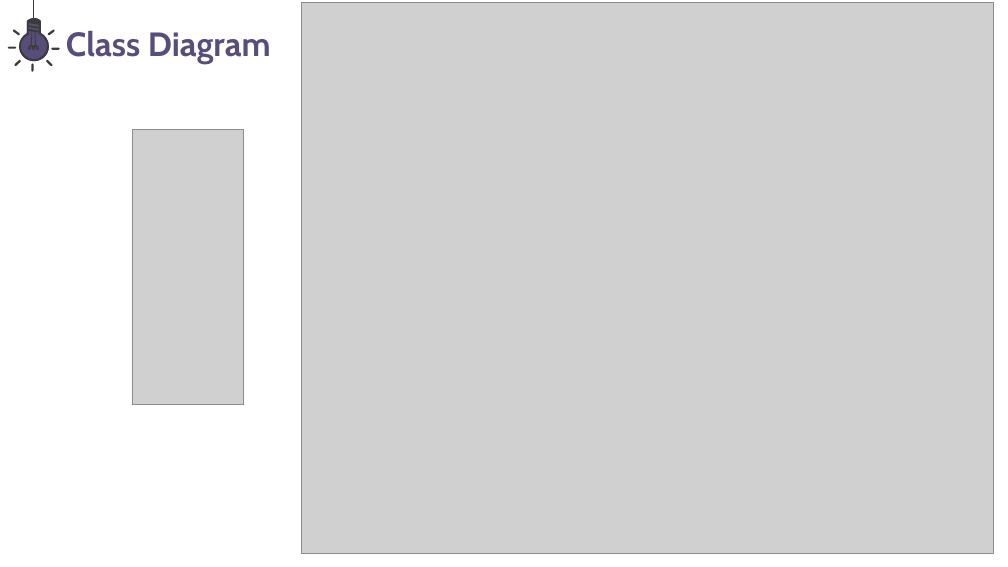
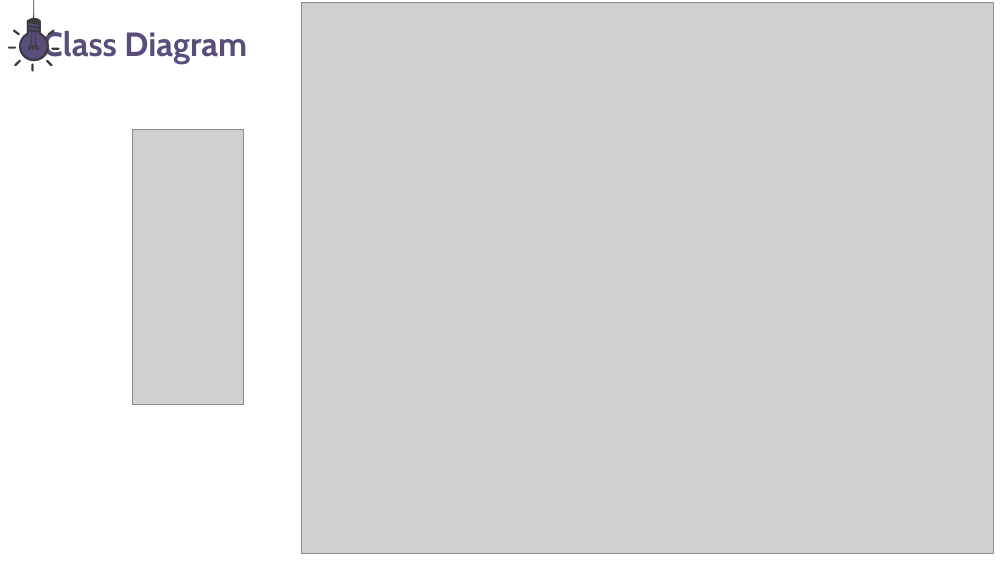
Before and after one commit to yoyo0213/oop-2025-proj-TA_v.s._Professor, a slide deck: slide 6 of oop final project.pptx. Drawn at 1008x567 pixels with LibreOffice and Linux fonts; fonts in the diff are those of the drawing; grey boxes stand for pictures. Boxes give left, top, right and bottom in pixels: in the first picture for what was removed or moved away, otherwise in the second. Text is boxed around its words. In the diff, an @@ line names an element or a change of style, - is before the commit and + after.

```diff
--- a/oop final project.pptx
+++ b/oop final project.pptx
@@ line (33, 21) - (34, 0): stroke #3B3B3B 1 pt to #3B3B3B 0.75 pt @@
@@ text "Class Diagram": place and size @@
-text "Class Diagram" at [66, 31, 271, 64]
+text "Class Diagram" at [42, 29, 247, 64]
@@ outline redrawn in 3 elements at [19, 18, 48, 61], [19, 18, 48, 61], [51, 48, 60, 50] @@
```
Also in this commit, not shown: 14 other slides changed.
